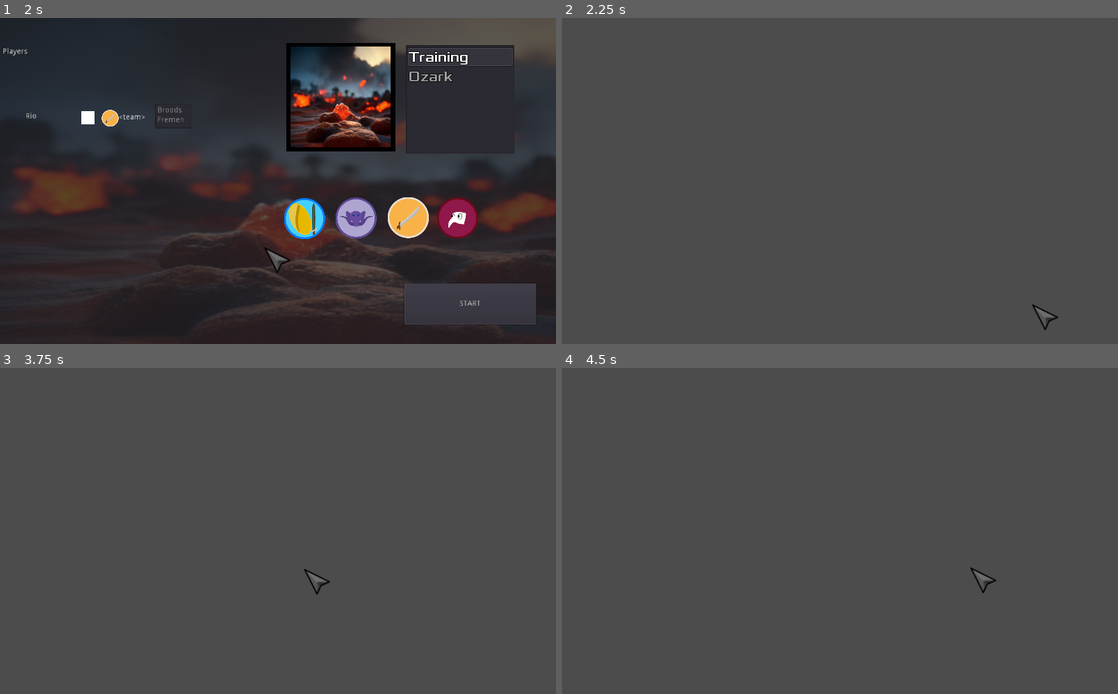
Above: before the commit, frames 1-4 (two rows, left to right).
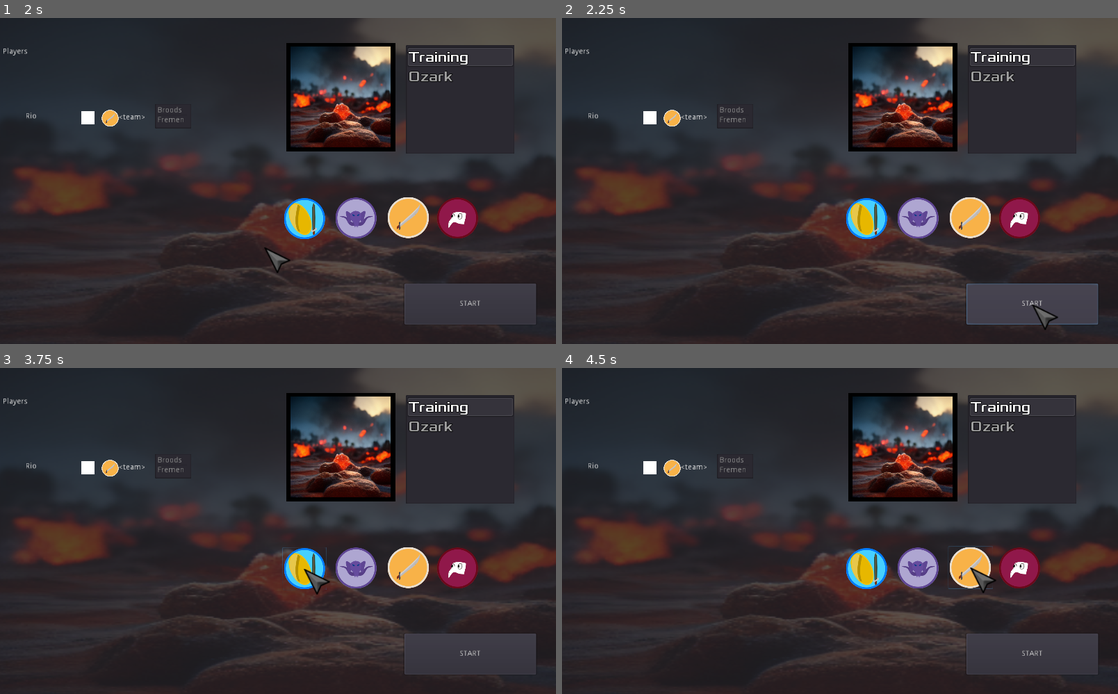
Above: after the commit, the same moments.

Repository: pjheden/isopyr
Game: Godot game, scene res://Start.tscn
Two runs of this game, one before a commit and one after it. Both use one fixed random seed, a clock stepped at 60 frames per second and the inputs below.
Inputs (mouse positions are in pixels of both pictures, inside the frame that each line leads up to):
- Up to frame 1 (2 s): click (244, 285) at 0.52 s; type "12" at 0.6 s; click "HOST" at 1.25 s
- Up to frame 2 (2.25 s): click "START" at 2 s
- Up to frame 3 (3.75 s): click (472, 654) at 2.75 s, where only the run after the commit has a clickable "START"; click (305, 570) at 3.52 s
- Up to frame 4 (4.5 s): click (967, 566) at 4.27 s

Frame 1 is identical in both runs. In frame 2, 87% of the frame differs, in the area x 0-100%, y 0-100%; in frame 3, 87%; in frame 4, 87%.
Error in both runs: Assertion failed. (res://autoloads/Network.gd:164)

Commit message:
ADD in-game menu and possibility to restart

Diff:
--- a/Start.gd
+++ b/Start.gd
@@ -58,7 +58,7 @@
 	Network.create_client(server_ip)
 
 func _on_Start_server_pressed():
-	$Lobby.hide()
+	#$Lobby.hide() # Already done in begin_game()
 	Network.begin_game()
 
 func redraw(player_info) -> void:
--- a/autoloads/Game.gd
+++ b/autoloads/Game.gd
@@ -43,15 +43,18 @@
 	if world:
 		world.get_parent().remove_child(world)
 	# reset player info
-	player_info = {}
+	#player_info = {}
 	# show lobby
+	Network.lobby.show()
 	Network.lobby.hide_server_browser(get_tree().get_network_unique_id() == 1)
 
 func load_world() -> Node:
 	# Load world
 	var world = load(Network.get_map()).instance()
 	world.name = "world"
-	get_node("/root").add_child(world)
+	var root = get_node("/root")
+	root.add_child(world)
+	root.move_child(world, 0)
 
 	return world
 
--- a/project.godot
+++ b/project.godot
@@ -60,6 +60,10 @@
 
 [input]
 
+ui_cancel={
+"deadzone": 0.5,
+"events": [  ]
+}
 left_click={
 "deadzone": 0.5,
 "events": [ Object(InputEventMouseButton,"resource_local_to_scene":false,"resource_name":"","device":0,"alt":false,"shi …(212 unchanged characters)…
@@ -100,6 +104,11 @@
 "events": [ Object(InputEventKey,"resource_local_to_scene":false,"resource_name":"","device":0,"alt":false,"shift":false,"control":false,"meta":false,"command":false,"pressed":false,"scancode":0,"physical_scancode":82,"unicode":0,"echo":false,"script":null)
  ]
 }
+GameMenu={
+"deadzone": 0.5,
+"events": [ Object(InputEventKey,"resource_local_to_scene":false,"resource_name":"","device":0,"alt":false,"shift":false,"control":false,"meta":false,"command":false,"pressed":false,"scancode":0,"physical_scancode":16777217,"unicode":0,"echo":false,"script":null)
+ ]
+}
 
 [layer_names]
 
--- /dev/null
+++ b/resources/fonts/new_dynamicfont.tres
@@ -0,0 +1,7 @@
+[gd_resource type="DynamicFont" load_steps=2 format=2]
+
+[ext_resource path="res://resources/fonts/Xolonium-Regular.ttf" type="DynamicFontData" id=1]
+
+[resource]
+size = 25
+font_data = ExtResource( 1 )
--- a/scenes/ui/HUD.gd
+++ b/scenes/ui/HUD.gd
@@ -9,6 +9,10 @@
 	# for shortcut in get_tree().get_nodes_in_group("Shortcuts"):
 	# 	shortcut.connect("pressed", self, "select_shortcut", [shortcut.get_parent().get_name()])
 	pass
+
+func _input(event):
+	if event.is_action_pressed("GameMenu"):
+		$GameMenu.show()
 
 func select_shortcut() -> void:
 	pass
@@ -35,3 +39,16 @@
 
 func set_name(name: String) -> void:
 	$Name.text = name
+
+
+func _on_Exit_pressed():
+	$GameMenu.hide()
+
+
+func _on_NewGame_pressed():
+	if get_tree().is_network_server():
+		rpc("call_game_lobby")
+		call_game_lobby()
+
+remote func call_game_lobby():
+		Game.lobby()
--- a/scenes/ui/HUD.tscn
+++ b/scenes/ui/HUD.tscn
@@ -8,6 +8,15 @@
 [ext_resource path="res://resources/ui/under.png" type="Texture" id=6]
 [ext_resource path="res://resources/ui/filler.png" type="Texture" id=7]
 [ext_resource path="res://resources/ui/hud_bg.png" type="Texture" id=8]
+[ext_resource path="res://resources/ui/button_pressed.png" type="Texture" id=9]
+[ext_resource path="res://resources/ui/button_hover.png" type="Texture" id=10]
+[ext_resource path="res://resources/ui/button_default.png" type="Texture" id=11]
+[ext_resource path="res://resources/fonts/new_dynamicfont.tres" type="DynamicFont" id=12]
+[ext_resource path="res://resources/fonts/Xolonium-Regular.ttf" type="DynamicFontData" id=13]
+
+[sub_resource type="DynamicFont" id=1]
+size = 32
+font_data = ExtResource( 13 )
 
 [node name="HUD" type="CanvasLayer"]
 script = ExtResource( 2 )
@@ -282,3 +291,102 @@
 __meta__ = {
 "_edit_use_anchors_": false
 }
+
+[node name="GameMenu" type="Control" parent="."]
+visible = false
+anchor_left = 0.5
+anchor_top = 0.5
+anchor_right = 0.5
+anchor_bottom = 0.5
+margin_left = -125.0
+margin_top = -150.0
+margin_right = 125.0
+margin_bottom = 150.0
+__meta__ = {
+"_edit_use_anchors_": false
+}
+
+[node name="Background" type="TextureRect" parent="GameMenu"]
+modulate = Color( 1, 0.902588, 0.671875, 1 )
+anchor_right = 1.0
+anchor_bottom = 1.0
+texture = ExtResource( 6 )
+expand = true
+__meta__ = {
+"_edit_use_anchors_": false
+}
+
+[node name="VBoxContainer" type="VBoxContainer" parent="GameMenu"]
+anchor_right = 1.0
+anchor_bottom = 1.0
+margin_top = 30.0
+custom_constants/separation = 23
+__meta__ = {
+"_edit_use_anchors_": false
+}
+
+[node name="Label" type="Label" parent="GameMenu/VBoxContainer"]
+margin_right = 250.0
+margin_bottom = 39.0
+custom_fonts/font = SubResource( 1 )
+text = "Game Menu"
+align = 1
+valign = 1
+
+[node name="MarginContainer" type="MarginContainer" parent="GameMenu/VBoxContainer"]
+margin_top = 62.0
+margin_right = 250.0
+margin_bottom = 97.0
+rect_min_size = Vector2( 0, 35 )
+__meta__ = {
+"_edit_use_anchors_": false
+}
+
+[node name="NewGame" type="TextureButton" parent="GameMenu/VBoxContainer"]
+margin_left = 15.0
+margin_top = 120.0
+margin_right = 235.0
+margin_bottom = 170.0
+rect_min_size = Vector2( 220, 50 )
+size_flags_horizontal = 4
+texture_normal = ExtResource( 11 )
+texture_pressed = ExtResource( 9 )
+texture_hover = ExtResource( 10 )
+expand = true
+
+[node name="Label" type="Label" parent="GameMenu/VBoxContainer/NewGame"]
+anchor_right = 1.0
+anchor_bottom = 1.0
+custom_fonts/font = ExtResource( 12 )
+text = "New Game"
+align = 1
+valign = 1
+__meta__ = {
+"_edit_use_anchors_": false
+}
+
+[node name="Exit" type="TextureButton" parent="GameMenu/VBoxContainer"]
+margin_left = 15.0
+margin_top = 193.0
+margin_right = 235.0
+margin_bottom = 243.0
+rect_min_size = Vector2( 220, 50 )
+size_flags_horizontal = 4
+texture_normal = ExtResource( 11 )
+texture_pressed = ExtResource( 9 )
+texture_hover = ExtResource( 10 )
+expand = true
+
+[node name="Label" type="Label" parent="GameMenu/VBoxContainer/Exit"]
+anchor_right = 1.0
+anchor_bottom = 1.0
+custom_fonts/font = ExtResource( 12 )
+text = "Exit"
+align = 1
+valign = 1
+__meta__ = {
+"_edit_use_anchors_": false
+}
+
+[connection signal="pressed" from="GameMenu/VBoxContainer/NewGame" to="." method="_on_NewGame_pressed"]
+[connection signal="pressed" from="GameMenu/VBoxContainer/Exit" to="." method="_on_Exit_pressed"]
Binary file added: resources/ui/button_default.png
Not shown, added: resources/ui/button_default.png.import
Binary file added: resources/ui/button_hover.png
Not shown, added: resources/ui/button_hover.png.import
Binary file added: resources/ui/button_pressed.png
Not shown, added: resources/ui/button_pressed.png.import
Not shown: 1 places in scenes/ui/HUD.tscn that only renumber resources
Not shown, added: resources/affinity/buttons.afdesign
